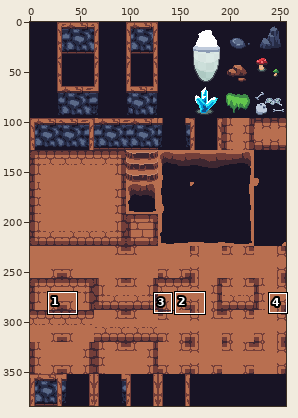
Two versions of one sprite sheet, resources/sprites/tileset_dungeon_mod.png. Above: a wide view before the commit, with the close-up outlined.
Close-up. Before the edit:
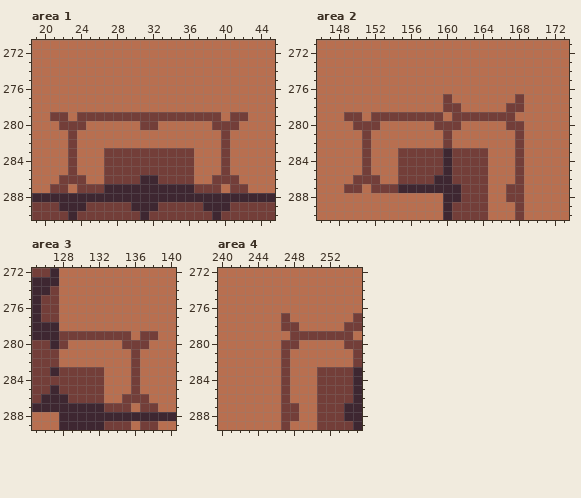
The file is 256x384 pixels. Colours within 5 levels of each other are drawn and written as one. Shown: area 1: x 19..45, y 271..290; area 2: x 146..173, y 271..290; area 3: x 125..140, y 272..289; area 4: x 240..255, y 272..289. The commit also changed other parts of the picture, which this record leaves out.
The same view after the edit:
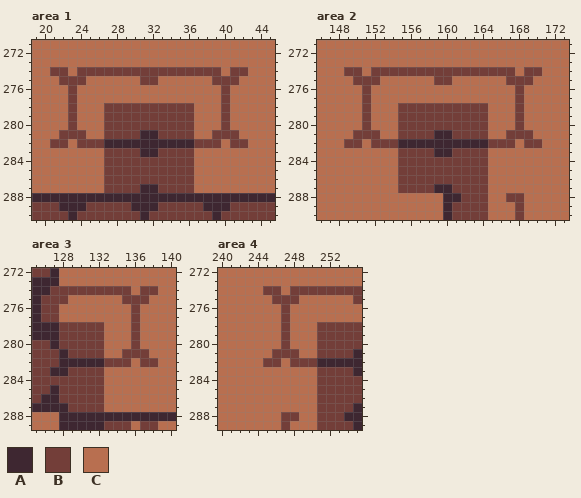
Palette (. is transparent): A #3e2731  B #733e39  C #b86f50
Diff:
Area 1:
y 274: x 21..22 CC -> BB; x 24..39 CCCCCCCCCCCCCCCC -> BBBBBBBBBBBBBBBB; x 41..42 CC -> BB
y 275: x 22..24 CCC -> BBB; x 31..32 CC -> BB; x 39..41 CCC -> BBB
y 276..277: x 23 C -> B; x 40 C -> B
y 278: x 23 C -> B; x 27..36 CCCCCCCCCC -> BBBBBBBBBB; x 40 C -> B
y 279: x 21..26 BBCBBB -> CCBCCC; x 37..42 BBBCBB -> CCCBCC
y 280: x 22 B -> C; x 24 B -> C; x 27..30 CCCC -> BBBB; x 33..36 CCCC -> BBBB; x 39 B -> C; x 41 B -> C
y 281: x 22 C -> B; x 24 C -> B; x 27..36 CCCCCCCCCC -> BBBBAABBBB; x 39 C -> B; x 41 C -> B
y 282: x 21..42 CCBCCCCCCCCCCCCCCCCBCC -> BBCBBBAAAAAAAAAABBBCBB
y 283: x 23 B -> C; x 31..32 BB -> AA; x 40 B -> C
y 284..285: x 23 B -> C; x 40 B -> C
y 286: x 22..24 BBB -> CCC; x 31..32 AA -> BB; x 39..41 BBB -> CCC
y 287: x 21..22 BB -> CC; x 24..30 BBBAAAA -> CCCBBBB; x 33..39 AAAABBB -> BBBBCCC; x 41..42 BB -> CC
Area 2:
y 274: x 149..150 CC -> BB; x 152..167 CCCCCCCCCCCCCCCC -> BBBBBBBBBBBBBBBB; x 169..170 CC -> BB
y 275: x 150..152 CCC -> BBB; x 159..160 CC -> BB; x 167..169 CCC -> BBB
y 276: x 151 C -> B; x 168 C -> B
y 277: x 151 C -> B; x 160 B -> C
y 278: x 151 C -> B; x 155..159 CCCCC -> BBBBB; x 162..164 CCC -> BBB; x 167 B -> C
y 279: x 149..154 BBCBBB -> CCBCCC; x 160 C -> B; x 165..168 BBBC -> CCCB
y 280: x 150 B -> C; x 152 B -> C; x 155..158 CCCC -> BBBB; x 162..164 CCC -> BBB; x 167 B -> C
y 281: x 150 C -> B; x 152 C -> B; x 155..164 CCCCCBCCCC -> BBBBAABBBB; x 167 C -> B; x 169 C -> B
y 282: x 149..170 CCBCCCCCCCCBCCCCCCCBCC -> BBCBBBAAAAAAAAAABBBCBB
y 283: x 151 B -> C; x 159 B -> A; x 168 B -> C
y 284..285: x 151 B -> C; x 160 A -> B; x 168 B -> C
y 286: x 150..152 BBB -> CCC; x 159..160 AA -> BB; x 168 B -> C
y 287: x 149..150 BB -> CC; x 152..158 BBBAAAA -> CCCBBBB; x 161 A -> B; x 167..168 BB -> CC
Area 3:
y 274: x 128..135 CCCCCCCC -> BBBBBBBB; x 137..138 CC -> BB
y 275: x 128 C -> B; x 135..137 CCC -> BBB
y 276..277: x 136 C -> B
y 278: x 128..132 CCCCC -> BBBBB; x 136 C -> B
y 279: x 133..138 BBBCBB -> CCCBCC
y 280: x 129..132 CCCC -> BBBB; x 135 B -> C; x 137 B -> C
y 281: x 128..132 CCCCC -> ABBBB; x 135 C -> B; x 137 C -> B
y 282: x 128..138 CCCCCCCCBCC -> AAAAABBBCBB
y 283: x 128 B -> A; x 136 B -> C
y 284..285: x 136 B -> C
y 286: x 128 A -> B; x 135..137 BBB -> CCC
y 287: x 129..135 AAAABBB -> BBBBCCC; x 137..138 BB -> CC
Area 4:
y 274: x 245..246 CC -> BB; x 248..255 CCCCCCCC -> BBBBBBBB
y 275: x 246..248 CCC -> BBB; x 255 C -> B
y 276: x 247 C -> B
y 277: x 255 B -> C
y 278: x 248 B -> C; x 251..253 CCC -> BBB
y 279: x 247..250 CBBB -> BCCC; x 255 C -> B
y 280: x 248 B -> C; x 251..253 CCC -> BBB
y 281: x 246 C -> B; x 248 C -> B; x 251..255 CCCCB -> BBBBA
y 282: x 245..255 CCBCCCCCCCB -> BBCBBBAAAAA
y 283: x 247 B -> C
y 284..286: x 247 B -> C; x 255 A -> B
y 287: x 247..248 BB -> CC; x 254 A -> B
Changed places in both close-ups, as pixel boxes (x1, y1, x2, y2):
changed: (50, 67, 248, 193)
changed: (344, 67, 542, 193)
changed: (59, 286, 158, 412)
changed: (263, 286, 362, 412)
